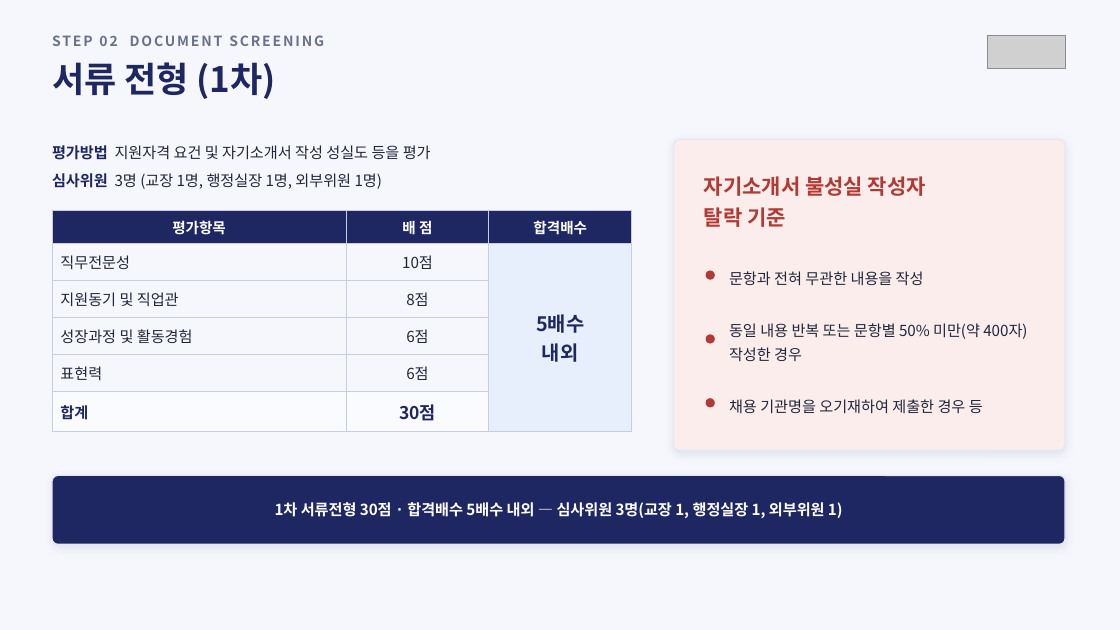
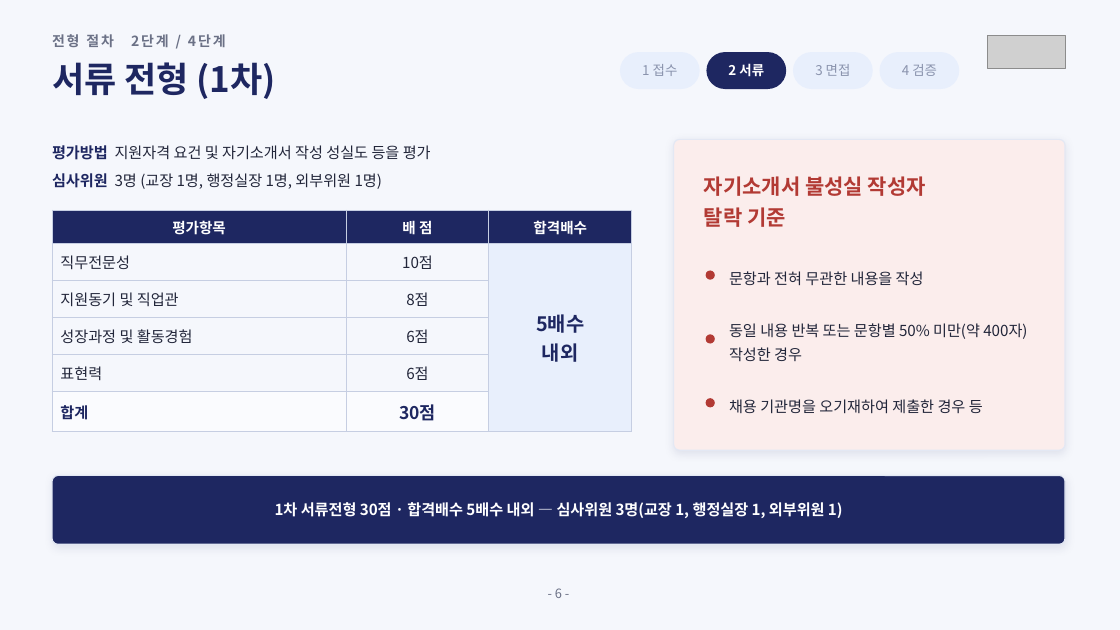
Before and after one commit to sogood459-max/miracle-guy, a slide deck: slide 7 of docs/2027년_사무직원_채용계획안_A_우측엠블럼.pptx. Drawn at 1120x630 pixels with LibreOffice and Linux fonts; fonts in the diff are those of the drawing; grey boxes stand for pictures. Boxes give left, top, right and bottom in pixels: in the first picture for what was removed or moved away, otherwise in the second. Text is boxed around its words. In the diff, an @@ line names an element or a change of style, - is before the commit and + after.

```diff
--- a/docs/2027년_사무직원_채용계획안_A_우측엠블럼.pptx
+++ b/docs/2027년_사무직원_채용계획안_A_우측엠블럼.pptx
@@ text at [52, 34, 226, 47]: text changed @@
-STEP 02 DOCUMENT SCREENING
+전형 절차 2단계 / 4단계
@@ rounded rectangle added at [620, 52, 700, 89], fill #E8EFFC @@
@@ rounded rectangle added at [707, 52, 786, 89], fill #1E2761 @@
@@ rounded rectangle added at [793, 52, 873, 89], fill #E8EFFC @@
@@ rounded rectangle added at [880, 52, 960, 89], fill #E8EFFC @@
@@ text added at [642, 64, 678, 76], 11.5 pt, text #8A93AD @@
+1 접수
@@ text added at [728, 63, 764, 77], 11.5 pt, text #FFFFFF, bold @@
+2 서류
@@ text added at [815, 64, 851, 76], 11.5 pt, text #8A93AD @@
+3 면접
@@ text added at [902, 64, 937, 76], 11.5 pt, text #8A93AD @@
+4 검증
@@ text added at [555, 588, 562, 598], 11 pt, text #6B7186 @@
+- 6 -
```
Also in this commit, not shown: 9 other slides changed, 2 other files.
